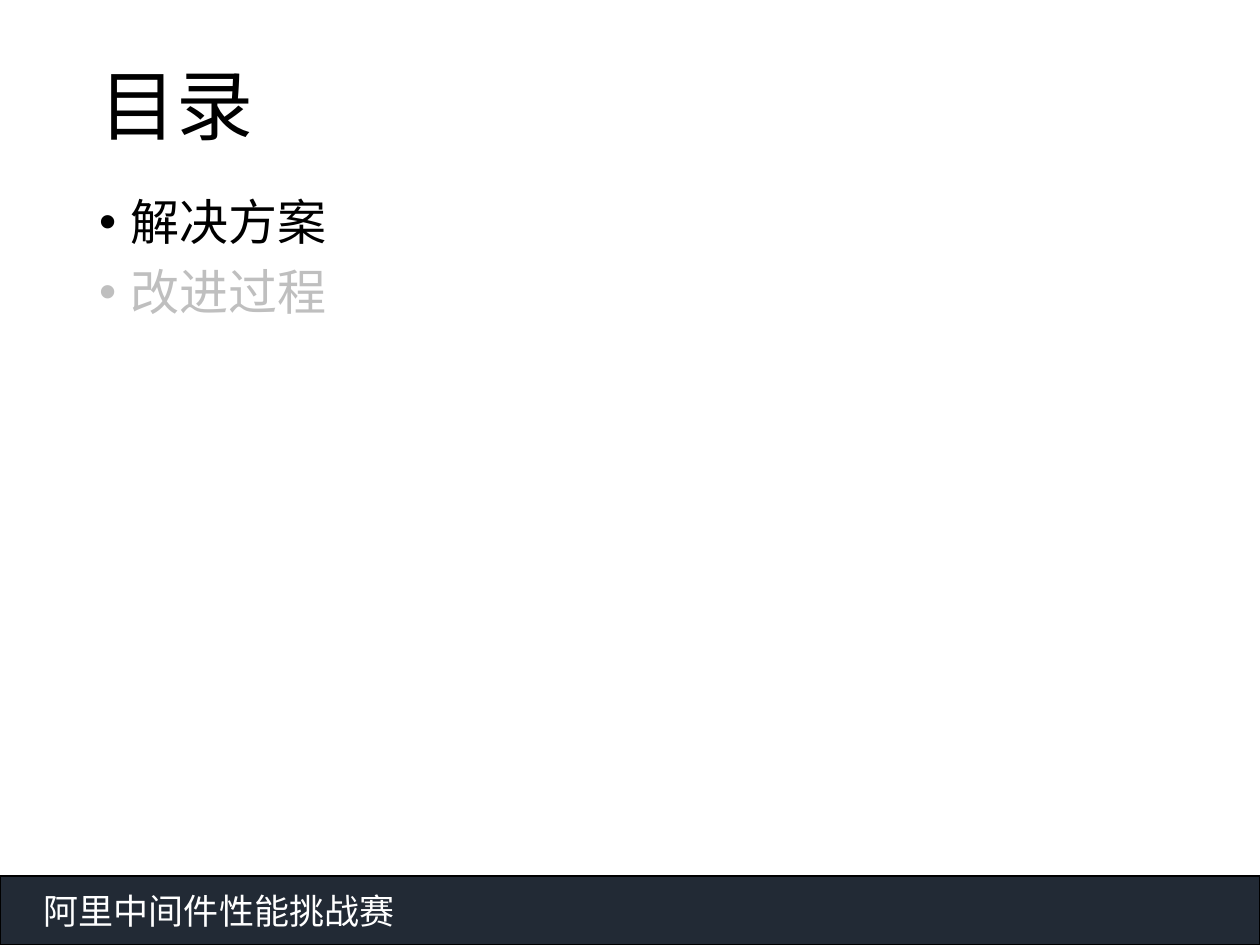
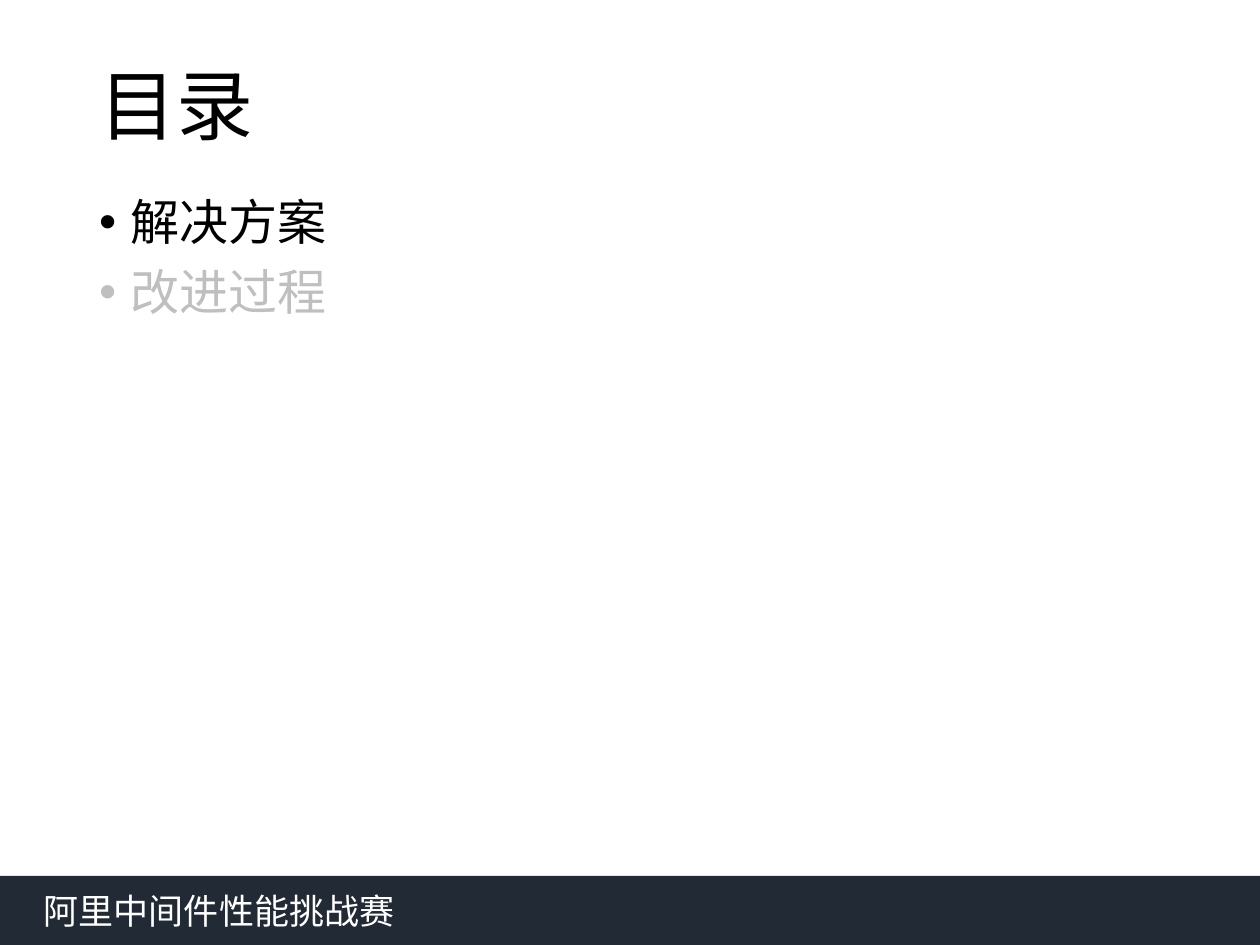
Before and after one commit to qwordy/AlibabaMiddlewareRace2, a slide deck: slide 3 of doc/中间件答辩yfy.pptx. Drawn at 1260x945 pixels with LibreOffice and Linux fonts; fonts in the diff are those of the drawing. Boxes give left, top, right and bottom in pixels: in the first picture for what was removed or moved away, otherwise in the second. Text is boxed around its words. In the diff, an @@ line names an element or a change of style, - is before the commit and + after.

```diff
--- a/doc/中间件答辩yfy.pptx
+++ b/doc/中间件答辩yfy.pptx
@@ rectangle "阿里中间件性能挑战赛" at <box>0,876,1260,945</box>: outline #000000 1 pt to none @@
```
Also in this commit, not shown: 5 other slides changed, 1 slide added, 1 slide removed.
